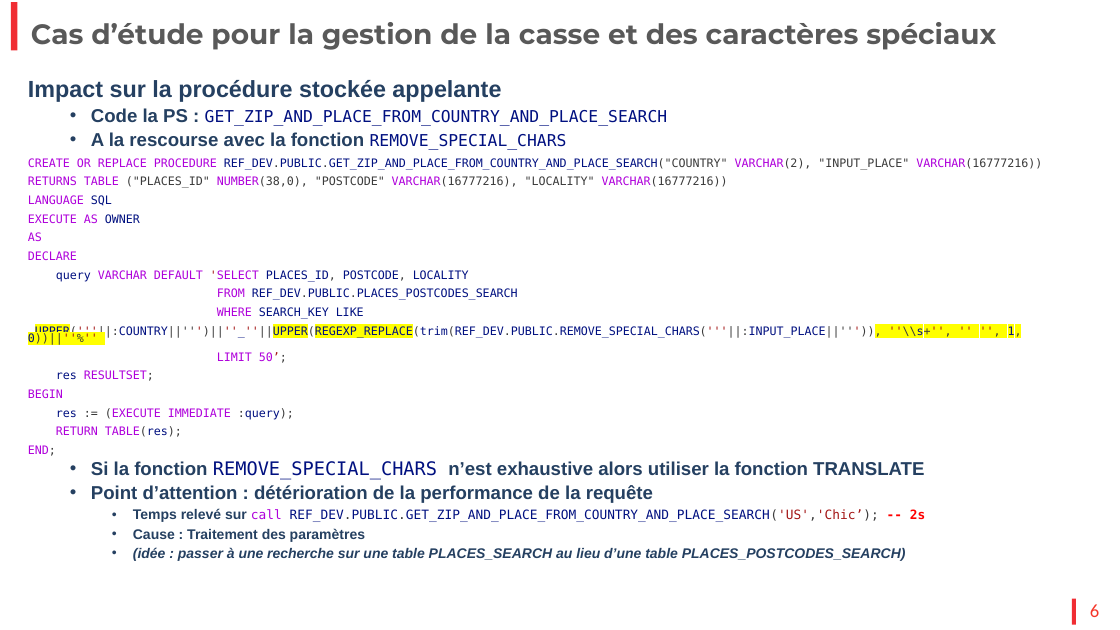
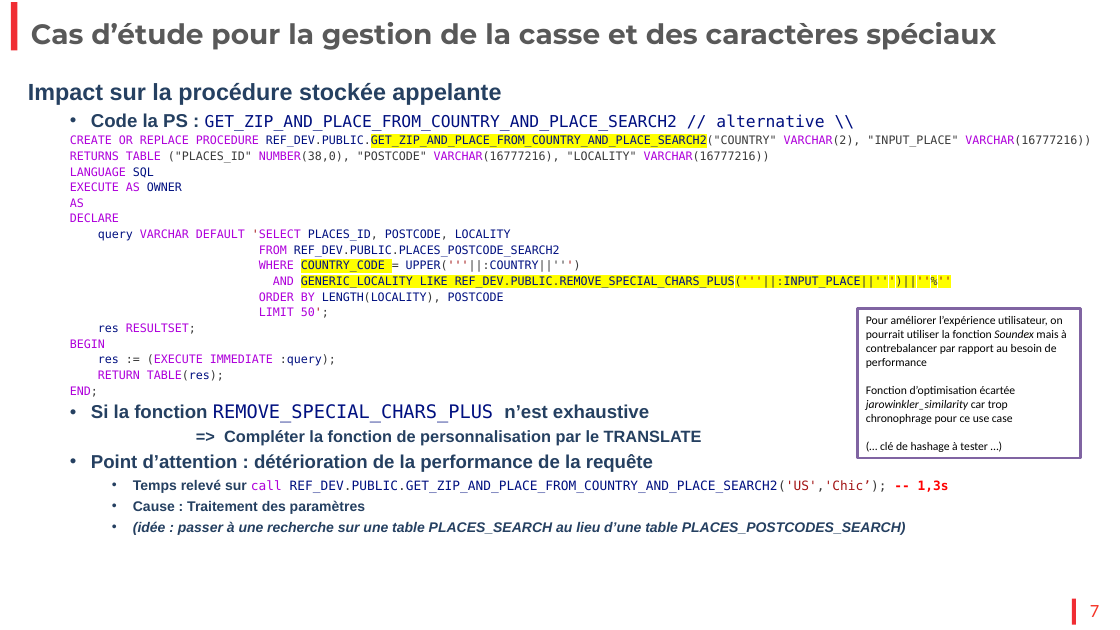
Before and after one commit to PhilippeR-dev/edhec-expert, a slide deck: slide 7 of EDHEC_Referentiel_Geographique.pptx (slide 6 before the commit). Drawn at 1120x630 pixels with LibreOffice and Linux fonts; fonts in the diff are those of the drawing; background and template pictures are left out. Boxes give left, top, right and bottom in pixels: in the first picture for what was removed or moved away, otherwise in the second. Text is boxed around its words. In the diff, an @@ line names an element or a change of style, - is before the commit and + after.

```diff
--- a/EDHEC_Referentiel_Geographique.pptx
+++ b/EDHEC_Referentiel_Geographique.pptx
@@ text at [28, 83, 906, 535]: line spacing 0.8 to 0.9; list level 1 to 2 in "RETURNS TABLE ("PLACES_ID" NUMBER(38,0), "POSTCODE" ..."; line spacing 0.5 to 0.7; list level 1 to 2 in "LANGUAGE SQL"; list level 1 to 2 in "EXECUTE AS OWNER"; list level 1 to 2 in "AS"; list level 1 to 2 in "DECLARE"; list level 1 to 2 in "query VARCHAR DEFAULT 'SELECT PLACES_ID, ..."; list level 1 to 2 in "res RESULTSET;"; list level 1 to 2 in "BEGIN"; list level 1 to 2 in "res := (EXECUTE IMMEDIATE :query);"; list level 1 to 2 in "RETURN TABLE(res);"; list level 1 to 2 in "END;" @@
@@ text at [70, 113, 1091, 148]: text changed @@
-  • Code la PS : GET_ZIP_AND_PLACE_FROM_COUNTRY_AND_PLACE_SEARCH
-  • A la rescourse avec la fonction REMOVE_SPECIAL_CHARS
-CREATE OR REPLACE PROCEDURE REF_DEV.PUBLIC.GET_ZIP_AND_PLACE_FROM_COUNTRY_AND_PLACE_SEARCH("COUNTRY" VARCHAR(2), "INPUT_PLACE" VARCHAR(16777216))
+  • Code la PS : GET_ZIP_AND_PLACE_FROM_COUNTRY_AND_PLACE_SEARCH2 // alternative \\
+  CREATE OR REPLACE PROCEDURE REF_DEV.PUBLIC.GET_ZIP_AND_PLACE_FROM_COUNTRY_AND_PLACE_SEARCH2("COUNTRY" VARCHAR(2), "INPUT_PLACE" VARCHAR(16777216))
@@ text at [259, 245, 952, 318]: text changed @@
-FROM REF_DEV.PUBLIC.PLACES_POSTCODES_SEARCH
-WHERE SEARCH_KEY LIKE
-UPPER('''||:COUNTRY||''')||''_''||UPPER(REGEXP_REPLACE(trim(REF_DEV.PUBLIC.REMOVE_SPECIAL_CHARS('''||:INPUT_PLACE||''')), ''\\s+'', '' '', 1, 0))||''%''
-LIMIT 50’;
+  FROM REF_DEV.PUBLIC.PLACES_POSTCODE_SEARCH2
+  WHERE COUNTRY_CODE = UPPER('''||:COUNTRY||''')
+  AND GENERIC_LOCALITY LIKE REF_DEV.PUBLIC.REMOVE_SPECIAL_CHARS_PLUS('''||:INPUT_PLACE||''')||''%''
+  ORDER BY LENGTH(LOCALITY), POSTCODE
+  LIMIT 50';
@@ rectangle added at [858, 308, 1081, 458], fill #FFFFFF, outline #8064A2 2 pt, 10 pt, text #000000 @@
+Pour améliorer l’expérience utilisateur, on pourrait utiliser la fonction Soundex mais à contrebalancer par rapport au besoin de performance
+Fonction d’optimisation écartée jarowinkler_similarity car trop chronophrage pour ce use case
+(… clé de hashage à tester …)
@@ text at [91, 404, 702, 446]: text changed; size 16 to 14 pt @@
-  • Si la fonction REMOVE_SPECIAL_CHARS n’est exhaustive alors utiliser la fonction TRANSLATE
+  • Si la fonction REMOVE_SPECIAL_CHARS_PLUS n’est exhaustive
+    => Compléter la fonction de personnalisation par le TRANSLATE
@@ text at [133, 479, 949, 493]: text changed @@
-    • Temps relevé sur call REF_DEV.PUBLIC.GET_ZIP_AND_PLACE_FROM_COUNTRY_AND_PLACE_SEARCH('US','Chic’); -- 2s
+    • Temps relevé sur call REF_DEV.PUBLIC.GET_ZIP_AND_PLACE_FROM_COUNTRY_AND_PLACE_SEARCH2('US','Chic’); -- 1,3s
@@ page number at [1090, 605, 1099, 617]: text changed @@
-6
+7
```
Also in this commit, not shown: 1 other slide changed, 1 slide added, 2 other files.
